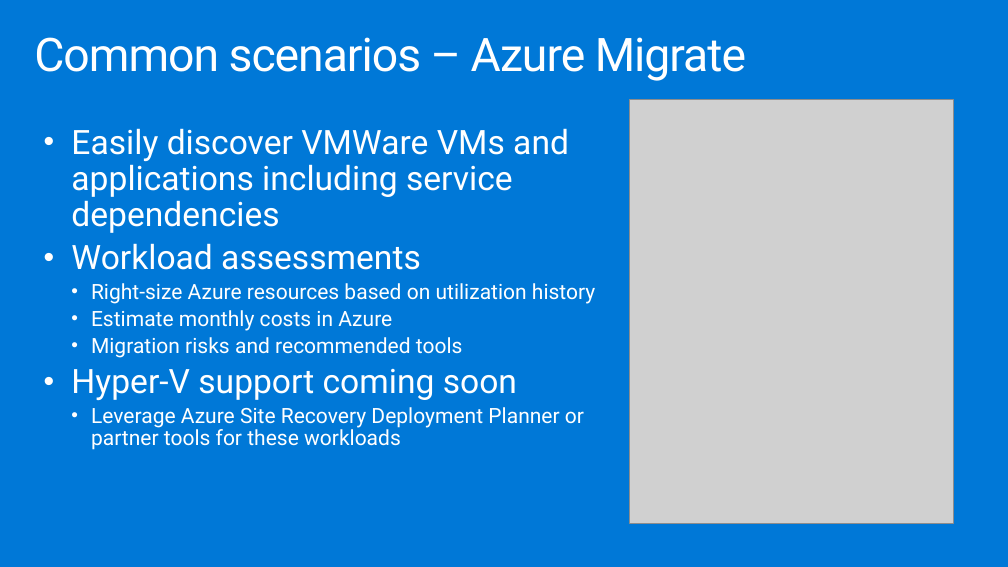
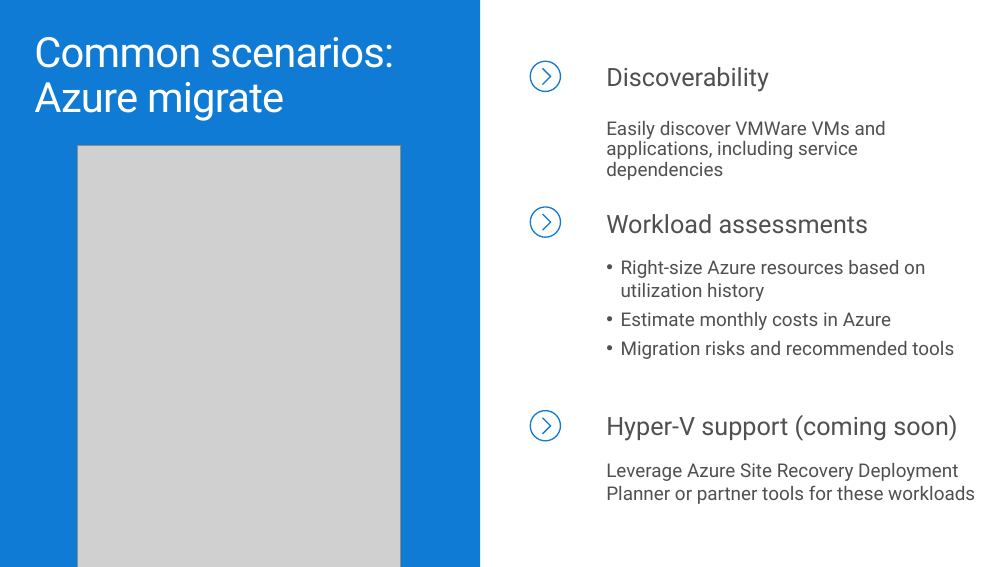
Before and after one commit to solliancenet/ica-wbs, a slide deck: slide 2 of Financial service modernization workshop/technology-overview-deck.pptx (slide 3 before the commit). Drawn at 1008x567 pixels with LibreOffice and Linux fonts; fonts in the diff are those of the drawing; grey boxes stand for pictures. Boxes give left, top, right and bottom in pixels: in the first picture for what was removed or moved away, otherwise in the second. Text is boxed around its words. In the diff, an @@ line names an element or a change of style, - is before the commit and + after.

```diff
--- a/Financial service modernization workshop/technology-overview-deck.pptx
+++ b/Financial service modernization workshop/technology-overview-deck.pptx
@@ background #0078D7 to #FFFFFF @@
@@ rectangle added at [0,0,480,567], fill #107BD4 @@
@@ title at [34,37,394,121]: text changed; size 44.1 to 39.7 pt @@
-Common scenarios – Azure Migrate
+Common scenarios:
+Azure migrate
@@ freeform shape added at [530,61,560,91], outline #107BD4 1.25 pt @@
@@ text added at [606,67,886,180], 18 pt, text #505050 @@
+Discoverability
+Easily discover VMWare VMs and applications, including service dependencies
@@ text removed at [71,128,595,450] @@
-• Easily discover VMWare VMs and applications including service dependencies
-• Workload assessments
-  • Right-size Azure resources based on utilization history
-  • Estimate monthly costs in Azure
-  • Migration risks and recommended tools
-• Hyper-V support coming soon
-  • Leverage Azure Site Recovery Deployment Planner or partner tools for these workloads
@@ picture: place and size @@
-picture at [629,100,954,523]
+picture at [77,146,401,567]
@@ freeform shape added at [530,207,560,237], outline #107BD4 1.25 pt @@
@@ text added at [606,214,954,359], 18 pt, text #505050 @@
+Workload assessments
+• Right-size Azure resources based on utilization history
+• Estimate monthly costs in Azure
+• Migration risks and recommended tools
@@ freeform shape added at [530,411,560,441], outline #107BD4 1.25 pt @@
@@ text added at [606,415,975,504], 18 pt, text #505050 @@
+Hyper-V support (coming soon)
+Leverage Azure Site Recovery Deployment Planner or partner tools for these workloads
```
Also in this commit, not shown: 9 other slides changed, 2 slides added, 3 slides removed, 4 other files.
